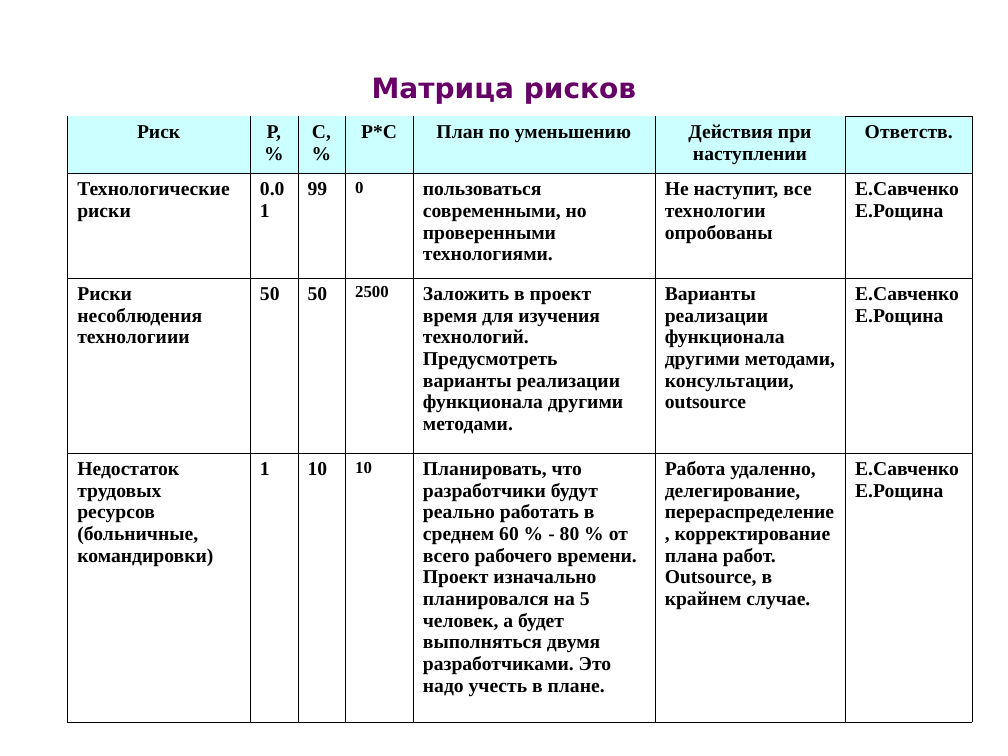
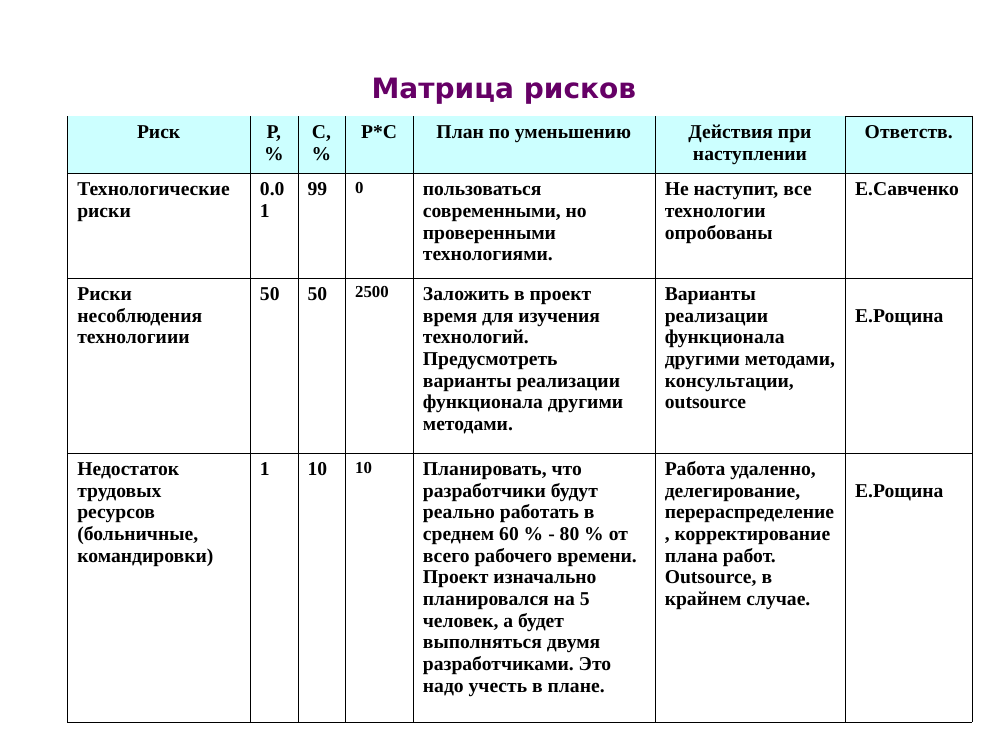
Before and after one commit to elena-roshchina/schedule-cpsmi, a slide deck: slide 4 of Itinerary1.ppt. Drawn at 1008x756 pixels with LibreOffice and Linux fonts; fonts in the diff are those of the drawing. Boxes give left, top, right and bottom in pixels: in the first picture for what was removed or moved away, otherwise in the second. Text is boxed around its words. In the diff, an @@ line names an element or a change of style, - is before the commit and + after.

```diff
--- a/Itinerary1.ppt
+++ b/Itinerary1.ppt
@@ table at <box>68,116,972,719</box> @@
-row 2, column 7: Е.Савченко / Е.Рощина
+row 2, column 7: Е.Савченко
-row 3, column 7: Е.Савченко / Е.Рощина
+row 3, column 7: Е.Рощина
-row 4, column 7: Е.Савченко / Е.Рощина
+row 4, column 7: Е.Рощина
```
Also in this commit, not shown: 4 other slides changed, 4 slides added, 2 slides removed.
